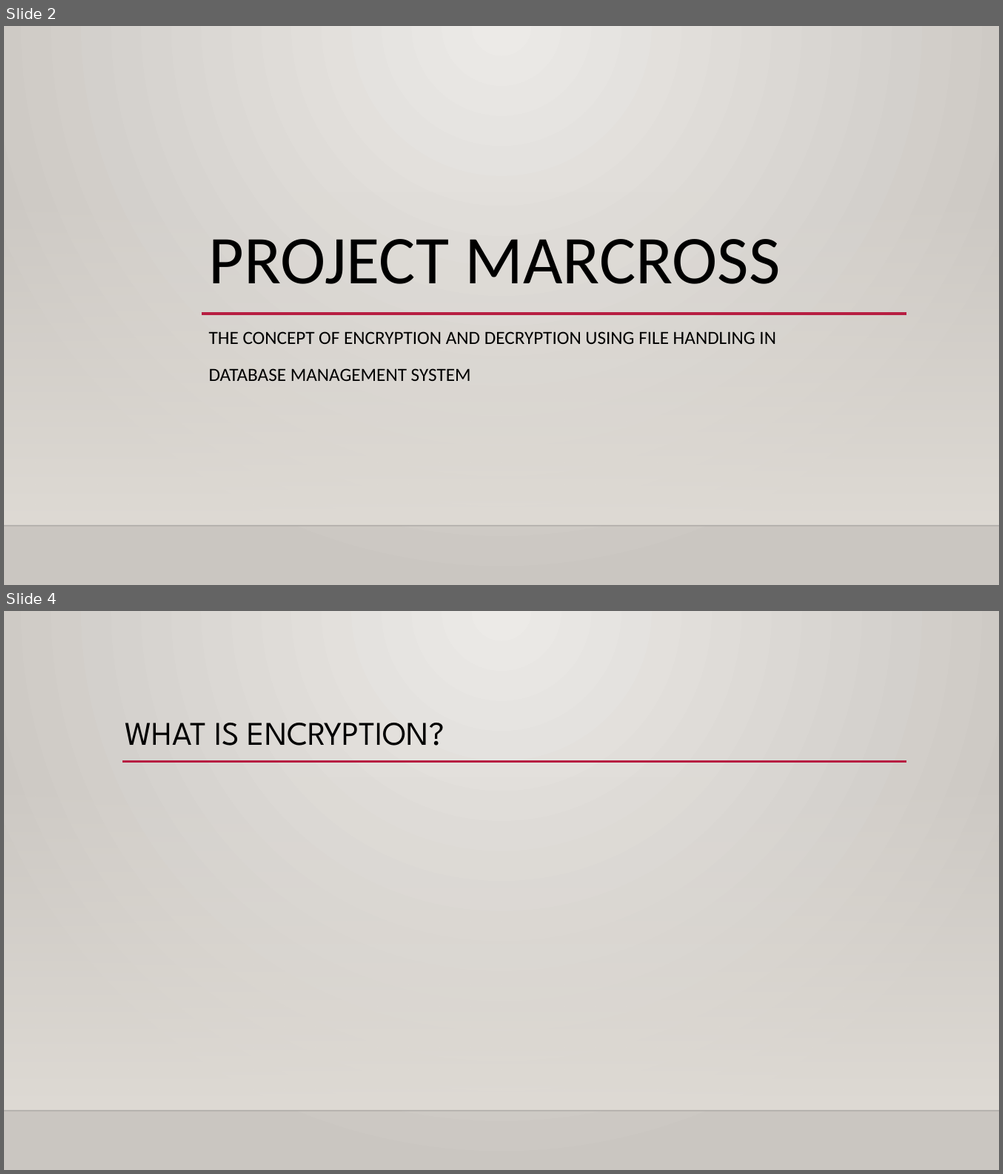
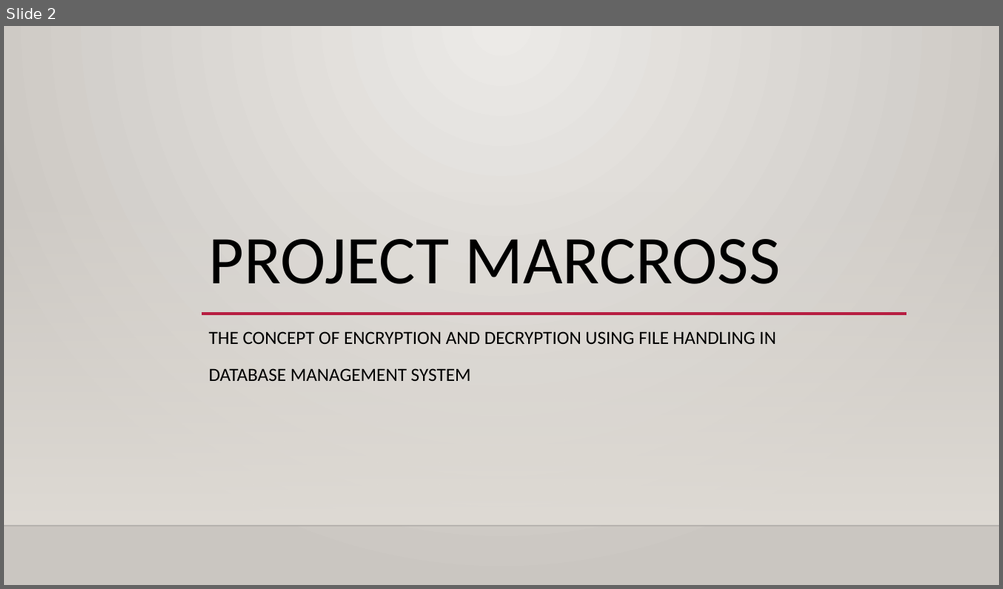
Before and after one commit to ASHISH-GITHUB2495/PROJECT-MARCROSS, a slide deck: WELCOME.pptx. Shown one above the other, each under a label of ours: slides 2 and 4 before the commit, slide 2 after it; the slides between them are not shown. The pictures are 1003x1174 and 1003x589 pixels, drawn with LibreOffice and Linux fonts; fonts in the diff are those of the drawing; background and template pictures are left out. Boxes give left, top, right and bottom in pixels: in the first picture for what was removed or moved away, otherwise in the second. Text is boxed around its words. In the diff, an @@ line names an element or a change of style, - is before the commit and + after.

```diff
--- a/WELCOME.pptx
+++ b/WELCOME.pptx
@@ slide 4 removed at [4, 611, 999, 1170], background gradient #ECEAE7 to #CAC7C1; not listed: 2 template elements that a slide beside it also shows @@
@@ title removed at [125, 723, 444, 746] @@
-WHAT IS ENCRYPTION?
@@ line removed from (122, 762) to (907, 762) @@
```
Also in this commit, not shown: 7 slides changed, 4 slides added, 1 other slide removed, 26 other files.
